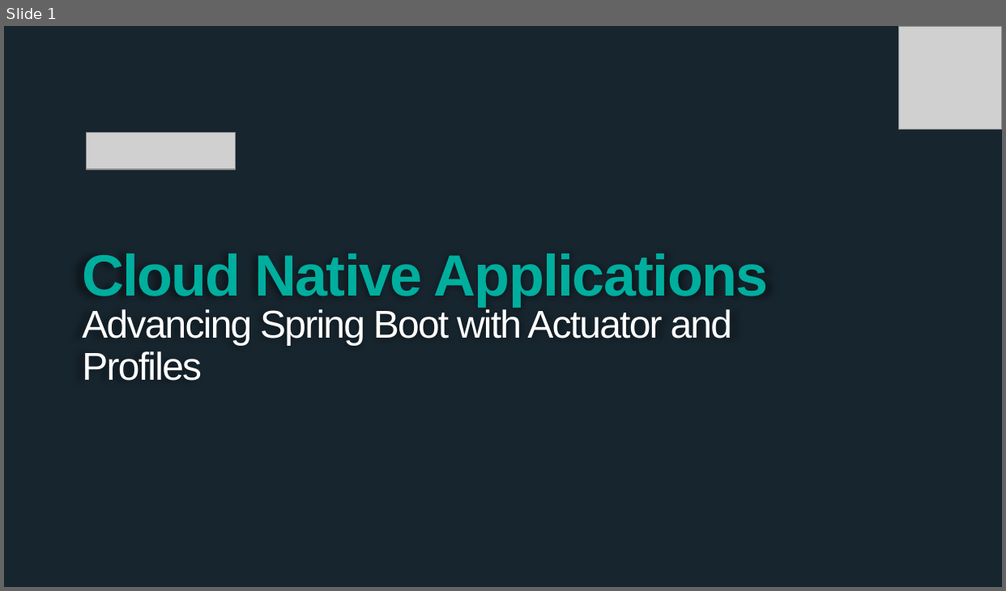
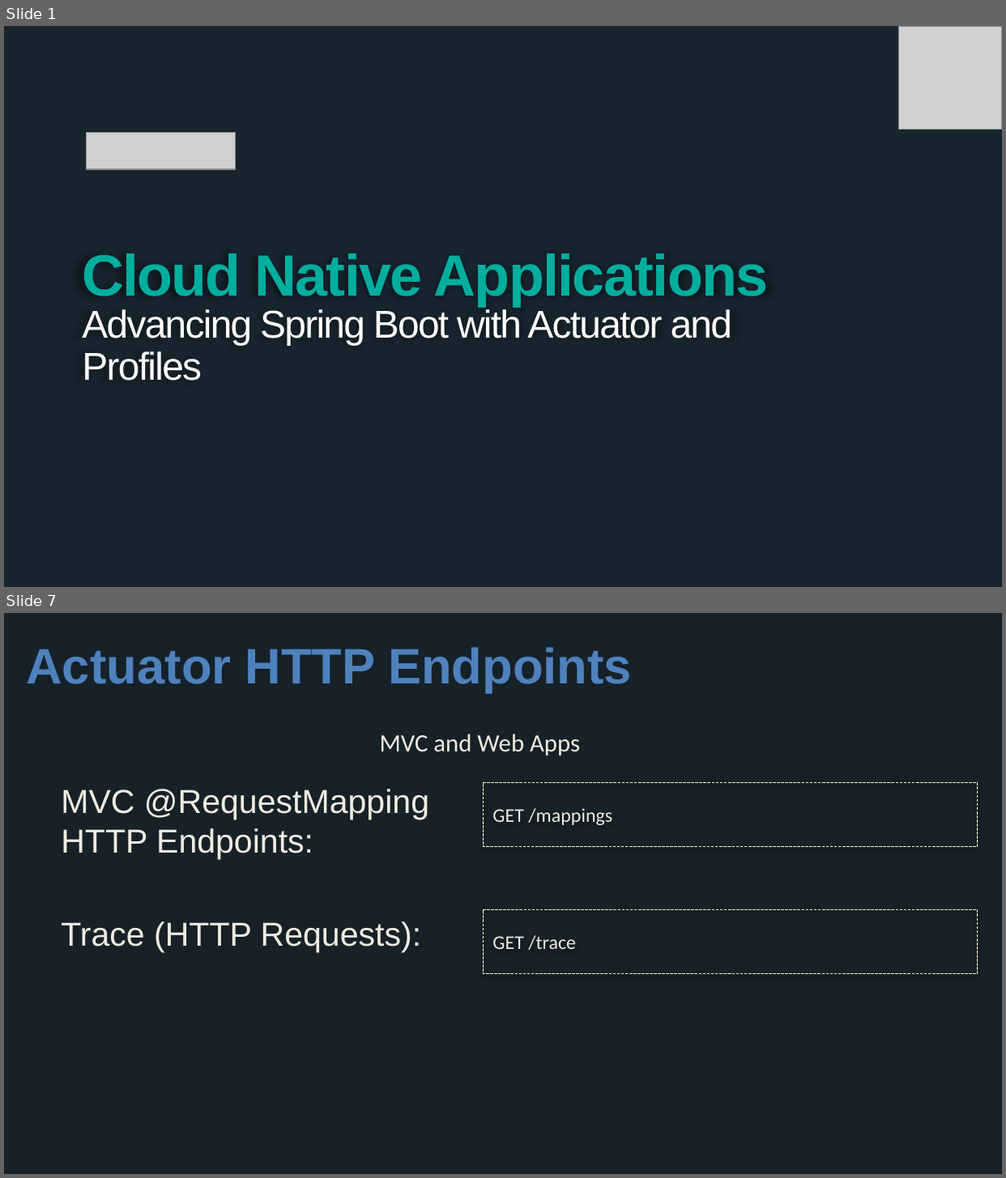
Before and after one commit to wxlund/CN-Workshop-Boeing, a slide deck: presentations/Session_4_Advanced_Boot.pptx. Shown one above the other, each under a label of ours: slide 1 before the commit, slides 1 and 7 after it; the slides between them are not shown. The pictures are 1006x591 and 1006x1178 pixels, drawn with LibreOffice and Linux fonts; fonts in the diff are those of the drawing; grey boxes stand for pictures; background and template pictures are left out. Boxes give left, top, right and bottom in pixels: in the first picture for what was removed or moved away, otherwise in the second. Text is boxed around its words. In the diff, an @@ line names an element or a change of style, - is before the commit and + after.

```diff
--- a/presentations/Session_4_Advanced_Boot.pptx
+++ b/presentations/Session_4_Advanced_Boot.pptx
@@ slide 7 added at box(4, 613, 1002, 1174), background #162128 @@
@@ title added at box(26, 647, 632, 693), 36 pt, text #4F81BD, bold @@
+Actuator HTTP Endpoints
@@ text added at box(380, 734, 580, 756), 18 pt, text #EEECE1 @@
+MVC and Web Apps
@@ rectangle added at box(483, 782, 978, 846), outline #FFFFCC 0.75 pt dashed, 14 pt, text #EEECE1 @@
+GET /mappings
@@ text added at box(61, 789, 429, 953), 24 pt, text #EEECE1 @@
+MVC @RequestMapping HTTP Endpoints:
+Trace (HTTP Requests):
@@ rectangle added at box(483, 910, 978, 974), outline #FFFFCC 0.75 pt dashed, 14 pt, text #EEECE1 @@
+GET /trace
```
Also in this commit, not shown: 6 other slides added, 1 slide removed, 1 other file.
